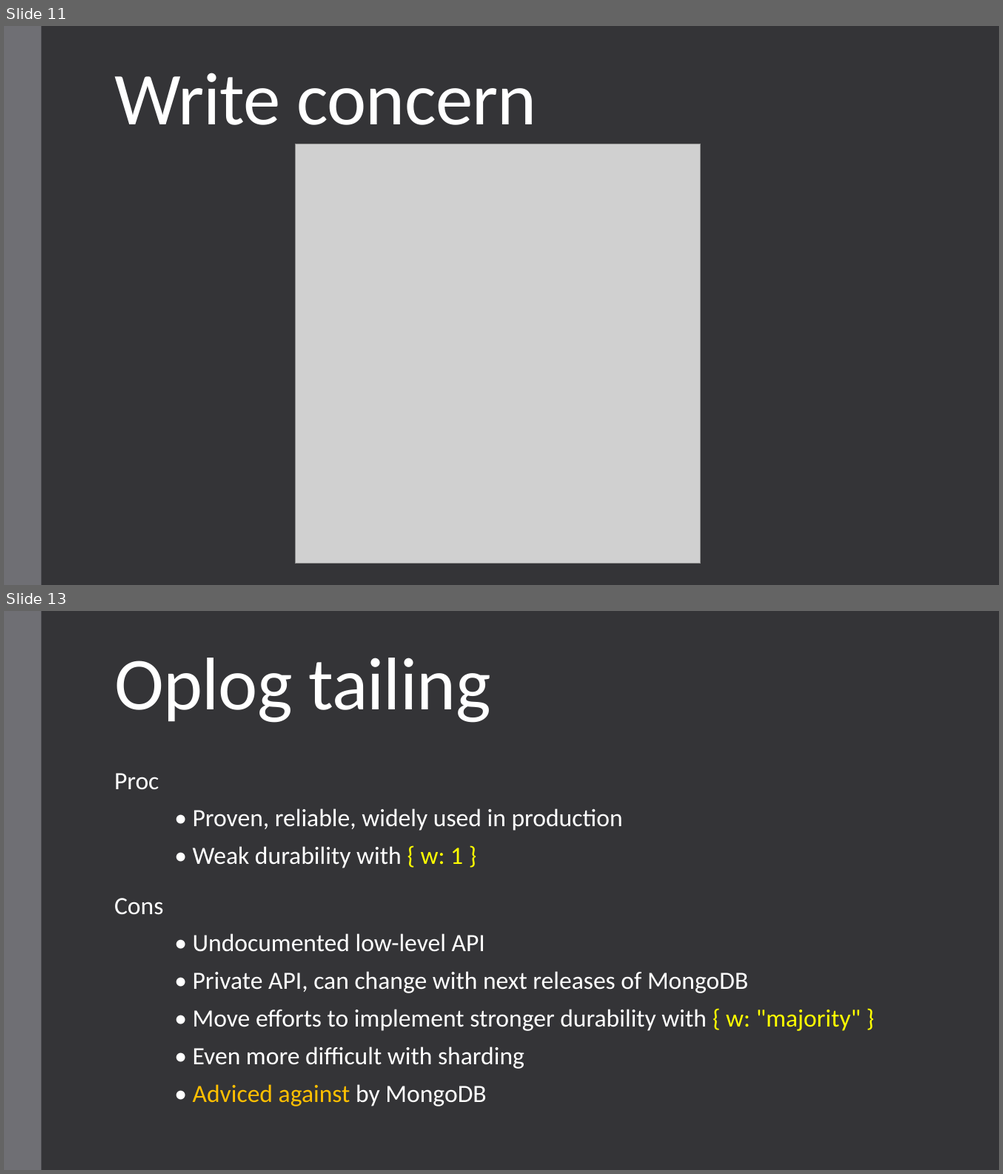
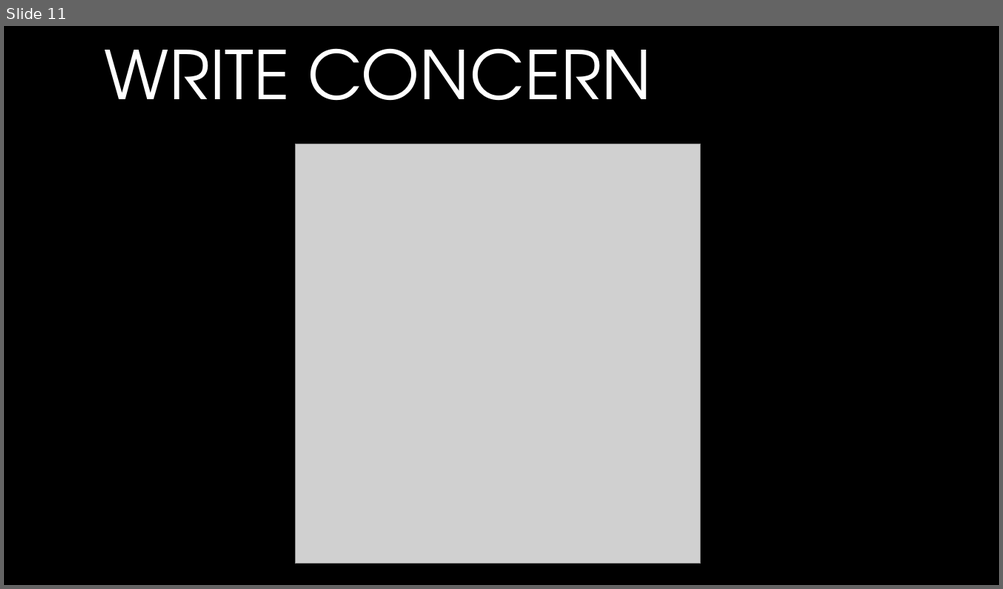
Before and after one commit to andrii-litvinov/event-driven-mongodb, a slide deck: t18-event-mongodb.pptx. Shown one above the other, each under a label of ours: slides 11 and 13 before the commit, slide 11 after it; the slides between them are not shown. The pictures are 1003x1174 and 1003x589 pixels, drawn with LibreOffice and Linux fonts; fonts in the diff are those of the drawing; grey boxes stand for pictures; background and template pictures are left out. Boxes give left, top, right and bottom in pixels: in the first picture for what was removed or moved away, otherwise in the second. Text is boxed around its words. In the diff, an @@ line names an element or a change of style, - is before the commit and + after.

```diff
--- a/t18-event-mongodb.pptx
+++ b/t18-event-mongodb.pptx
@@ slide 13 removed at <box>4,611,999,1170</box>, background #353537; not listed: 1 template element that a slide beside it also shows @@
@@ title removed at <box>114,658,490,723</box> @@
-Oplog tailing
@@ text removed at <box>114,773,159,790</box> @@
-Proc
@@ text removed at <box>193,809,623,831</box> @@
-• Proven, reliable, widely used in production
@@ text removed at <box>193,846,463,869</box> @@
-• Weak durability with { w: 1 }
@@ text removed at <box>114,898,163,915</box> @@
-Cons
@@ text removed at <box>193,934,485,952</box> @@
-• Undocumented low-level API
@@ text removed at <box>193,971,748,994</box> @@
-• Private API, can change with next releases of MongoDB
@@ text removed at <box>193,1009,860,1031</box> @@
-• Move efforts to implement stronger durability with { w: "majority" }
@@ text removed at <box>193,1047,524,1069</box> @@
-• Even more difficult with sharding
@@ text removed at <box>193,1085,486,1107</box> @@
-• Adviced against by MongoDB
@@ slide 11 changed as well @@
@@ background #353537 to picture (left out) @@
@@ rectangle removed at <box>4,26,41,585</box> @@
@@ title "WRITE CONCERN" at <box>105,48,651,101</box>: vertical alignment bottom to middle @@
@@ title at <box>105,48,651,101</box>: text changed; size 72 to 64.8 pt; font Calibri to TeX Gyre Adventor @@
-Write concern
+WRITE CONCERN
```
Also in this commit, not shown: 14 other slides changed, 8 slides added, 5 other slides removed, 4 other files.
